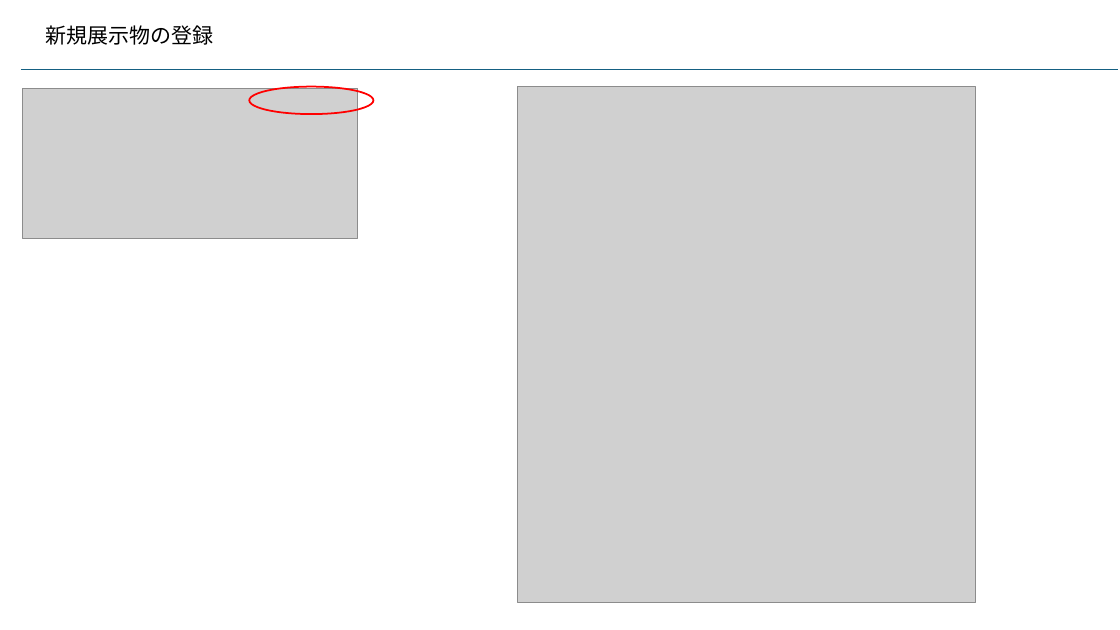
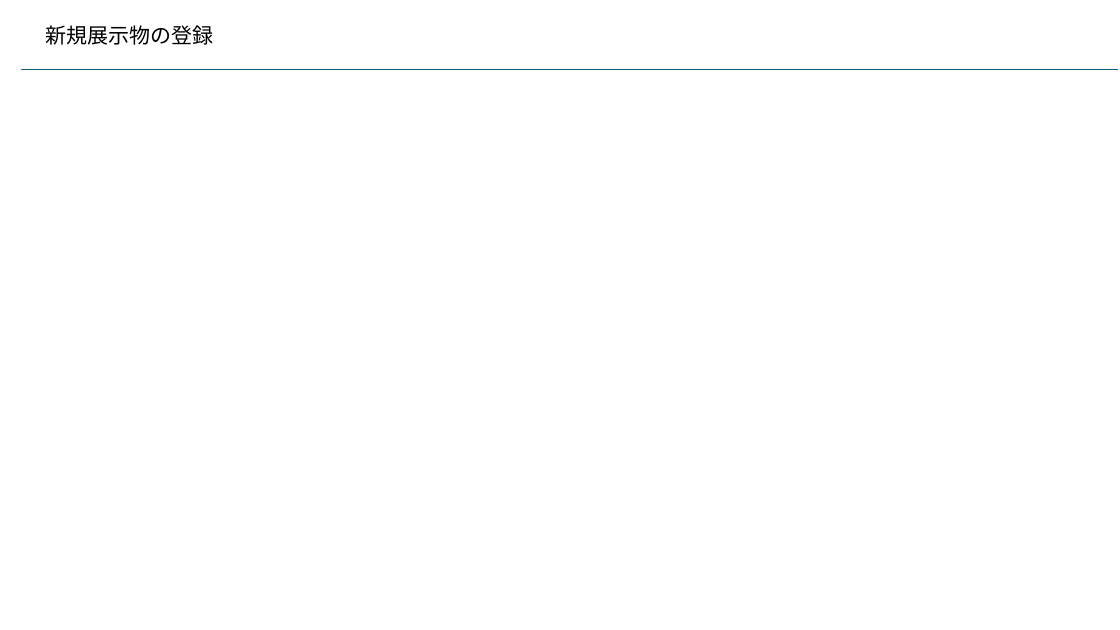
Before and after one commit to kaze-lab/museum_app_proj, a slide deck: slide 34 of 展示物アプリ仕様.pptx (slide 33 before the commit). Drawn at 1120x630 pixels with LibreOffice and Linux fonts; fonts in the diff are those of the drawing; grey boxes stand for pictures. Boxes give left, top, right and bottom in pixels: in the first picture for what was removed or moved away, otherwise in the second. Text is boxed around its words. In the diff, an @@ line names an element or a change of style, - is before the commit and + after.

```diff
--- a/展示物アプリ仕様.pptx
+++ b/展示物アプリ仕様.pptx
@@ picture removed at <box>23,88,358,238</box> @@
@@ ellipse removed at <box>250,87,374,114</box> @@
@@ picture removed at <box>518,87,975,602</box> @@
```
Also in this commit, not shown: 2 other slides changed, 2 slides added, 4 other files.
